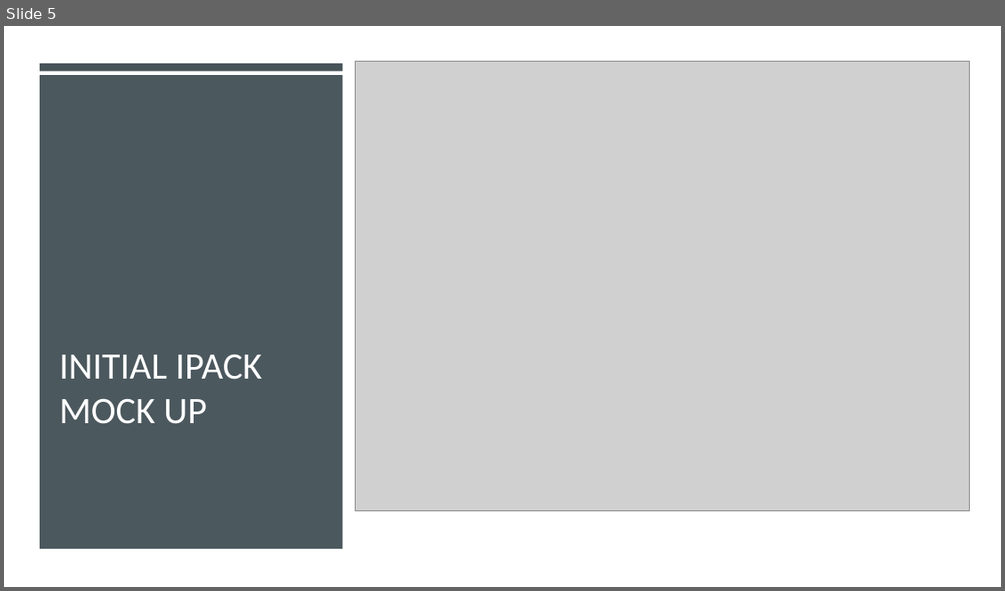
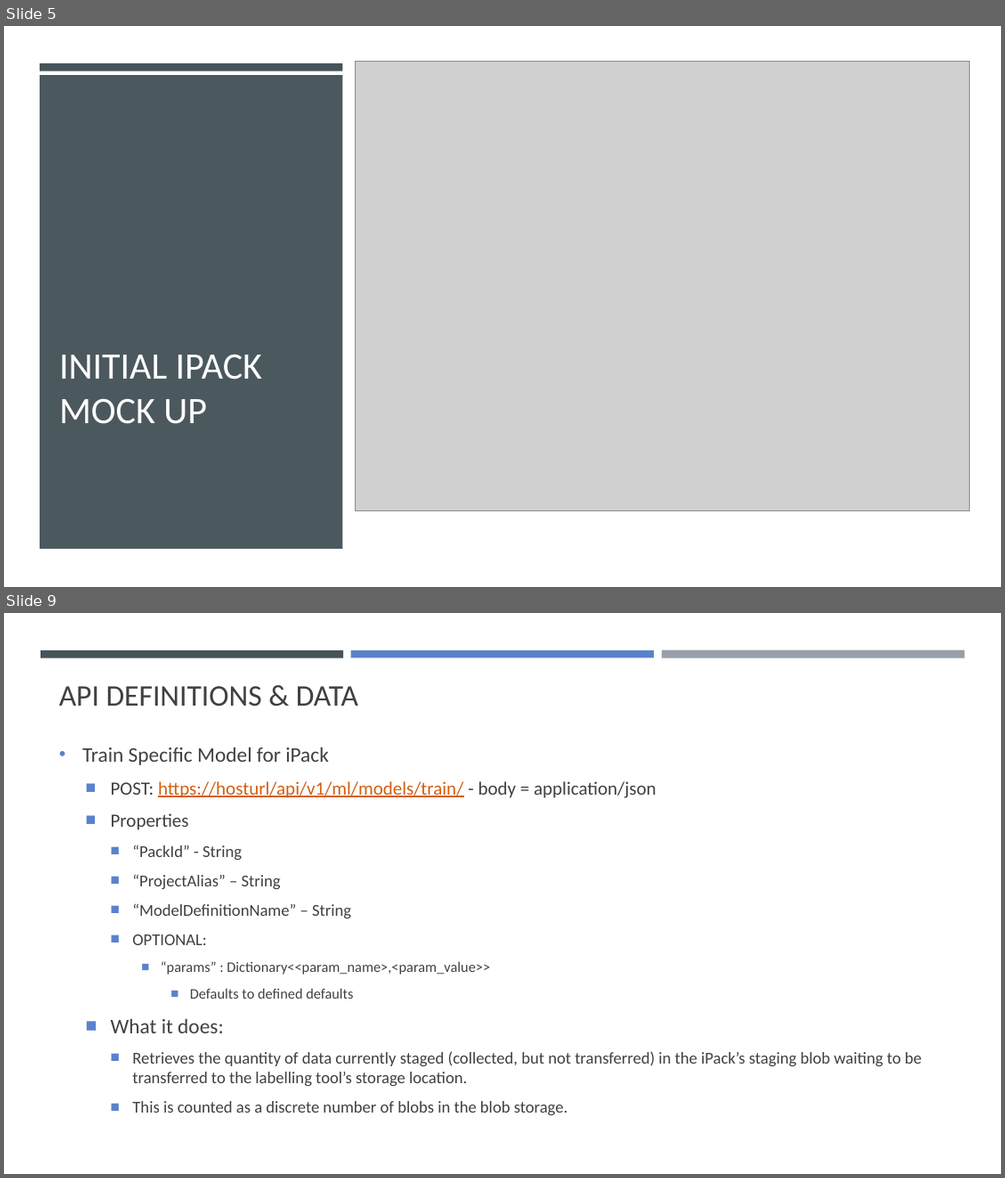
Before and after one commit to drcrook1/oiaip, a slide deck: documentation/design/OiAIP & iPack ML Design Doc.pptx. Shown one above the other, each under a label of ours: slide 5 before the commit, slides 5 and 9 after it; the slides between them are not shown. The pictures are 1005x591 and 1005x1178 pixels, drawn with LibreOffice and Linux fonts; fonts in the diff are those of the drawing; grey boxes stand for pictures. Boxes give left, top, right and bottom in pixels: in the first picture for what was removed or moved away, otherwise in the second. Text is boxed around its words. In the diff, an @@ line names an element or a change of style, - is before the commit and + after.

```diff
--- a/documentation/design/OiAIP & iPack ML Design Doc.pptx
+++ b/documentation/design/OiAIP & iPack ML Design Doc.pptx
@@ slide 9 added at (4,613,1001,1174), background #FFFFFF @@
@@ rectangle added at (40,650,343,657), fill #465359 @@
@@ rectangle added at (351,650,654,657), fill #5A82CB @@
@@ rectangle added at (662,650,964,658), fill #969FA7 @@
@@ title added at (59,686,358,706), 28.8 pt, text #404040 @@
+API DEFINITIONS & DATA
@@ text added at (82,747,922,1115), 16 pt, text #404040 @@
+• Train Specific Model for iPack
+  ■ POST: https://hosturl/api/v1/ml/models/train/ - body = application/json
+  ■ Properties
+    ■ “PackId” - String
+    ■ “ProjectAlias” – String
+    ■ “ModelDefinitionName” – String
+    ■ OPTIONAL:
+      ■ “params” : Dictionary<<param_name>,<param_value>>
+        ■ Defaults to defined defaults
+  ■ What it does:
+    ■ Retrieves the quantity of data currently staged (collected, but not transferred) in the iPack’s staging blob waiting to be transferred to the labelling tool’s storage location.
+    ■ This is counted as a discrete number of blobs in the blob storage.
```
Also in this commit, not shown: 4 other slides added, 20 other files.
